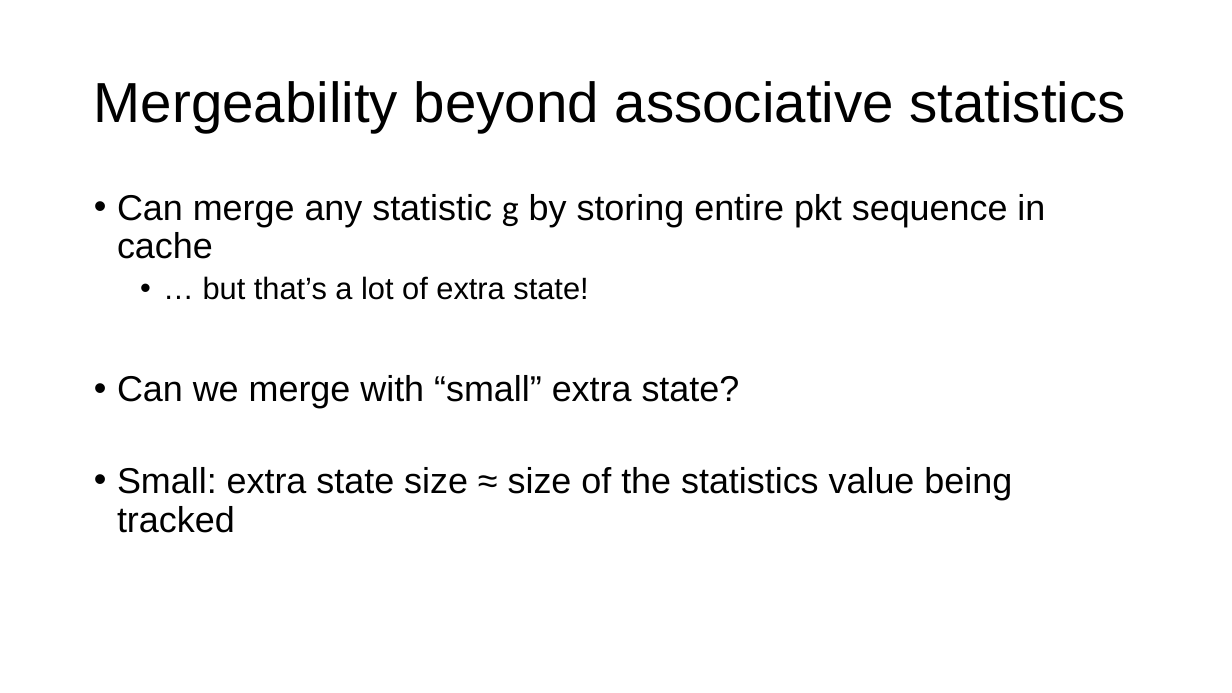
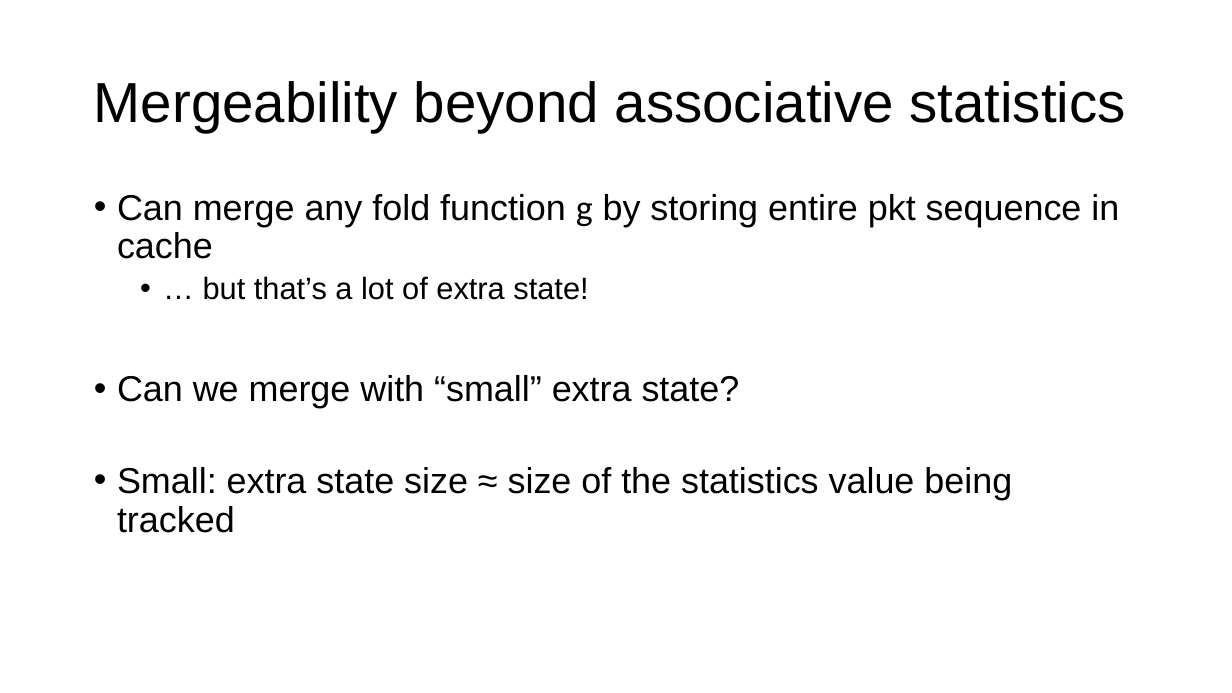
Before and after one commit to anirudhSK/pifo-domino-marple-ppts, a slide deck: slide 33 of marple_itx18.pptx (slide 34 before the commit). Drawn at 1232x693 pixels with LibreOffice and Linux fonts; fonts in the diff are those of the drawing. Boxes give left, top, right and bottom in pixels: in the first picture for what was removed or moved away, otherwise in the second. Text is boxed around its words. In the diff, an @@ line names an element or a change of style, - is before the commit and + after.

```diff
--- a/marple_itx18.pptx
+++ b/marple_itx18.pptx
@@ text at [117, 194, 1119, 259]: text changed @@
-• Can merge any statistic g by storing entire pkt sequence in cache
+• Can merge any fold function g by storing entire pkt sequence in cache
```
Also in this commit, not shown: 6 other slides changed, 1 slide removed.
